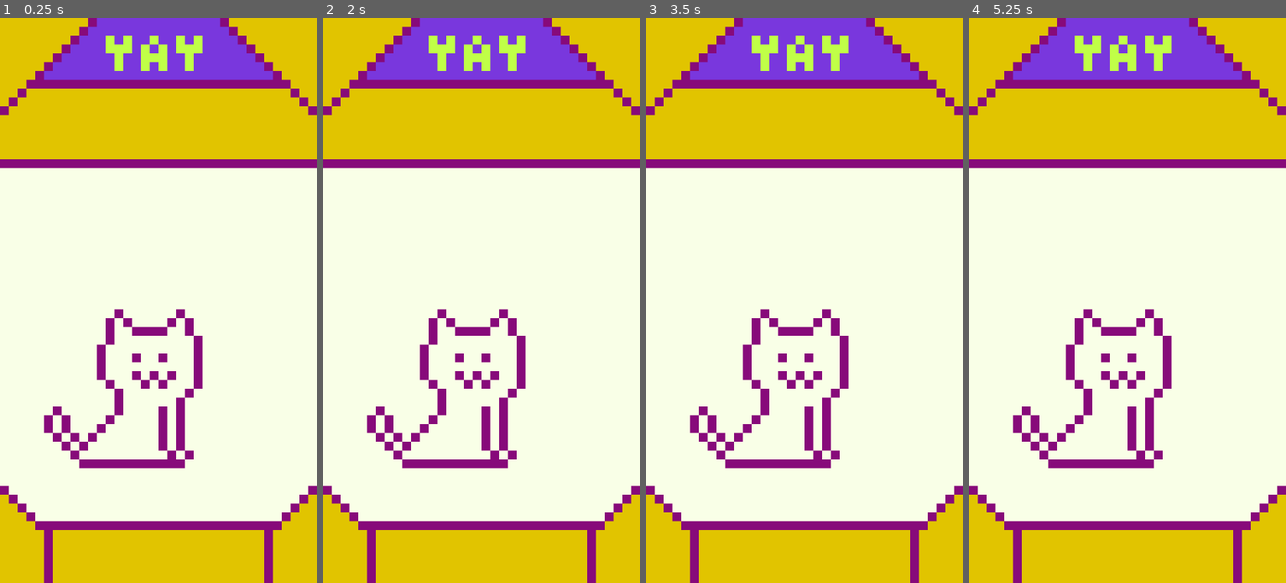
Above: before the commit, frames 1-4 (left to right).
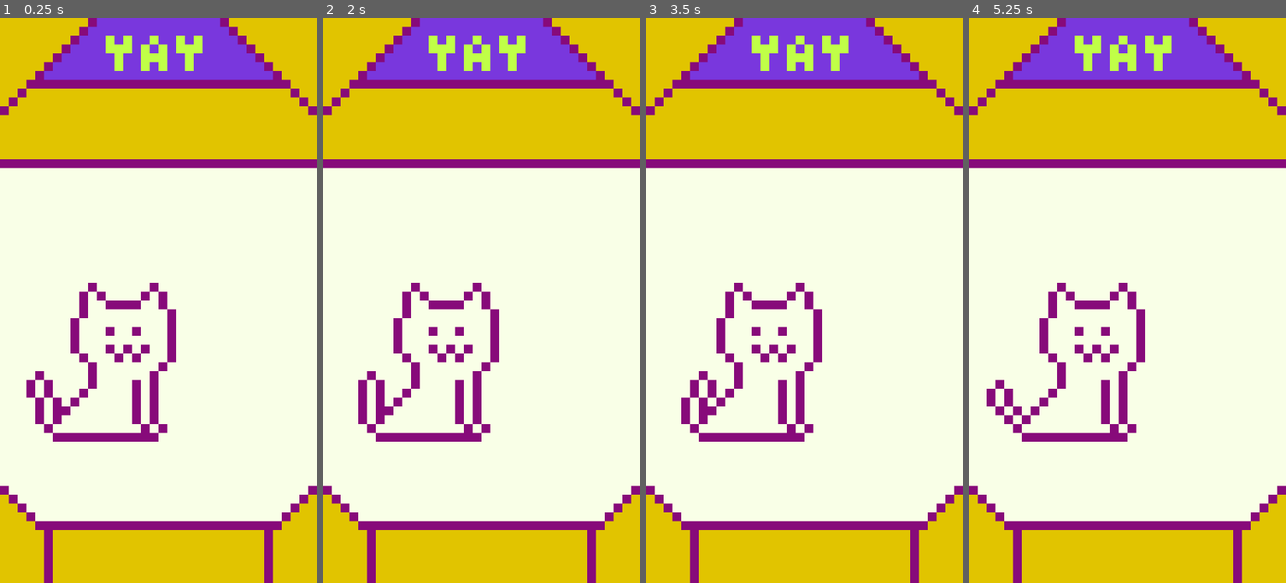
Above: after the commit, the same moments.

Repository: apollo-cool/tomakitty
Game: Godot game, scene res://scenes/main.tscn
Same seed, same stepped clock (60 frames per second), same inputs: the game is played once before the commit and once after it.
Inputs:
- Up to frame 1 (0.25 s): no input
- Up to frame 2 (2 s): no input
- Up to frame 3 (3.5 s): no input
- Up to frame 4 (5.25 s): tap Enter at 4.25 s

The runs differ from the first frame. In frame 1, 5.7% of the frame differs, in the area x 8-64%, y 46-80%; in frame 2, 5.7%; in frame 3, 5.7%; in frame 4, 5.7%.

Commit message:
Created animation handler and added idle animation

Diff:
--- a/scenes/game.tscn
+++ b/scenes/game.tscn
@@ -1,6 +1,6 @@
 [gd_scene format=3 uid="uid://3sdcsj5qit57"]
 
-[ext_resource type="Script" uid="uid://dhcmjhhng2rwn" path="res://scenes/game.gd" id="1_lnu2h"]
+[ext_resource type="Script" uid="uid://dhcmjhhng2rwn" path="res://scripts/game.gd" id="1_lnu2h"]
 [ext_resource type="Texture2D" uid="uid://dy2dsailrsi4i" path="res://assets/background.png" id="1_uwrxv"]
 [ext_resource type="PackedScene" uid="uid://56cv6b8ka5au" path="res://scenes/tomacat.tscn" id="2_yqjtg"]
 
@@ -11,16 +11,13 @@
 position = Vector2(18, 32)
 texture = ExtResource("1_uwrxv")
 
-[node name="Tomacat" parent="." unique_id=57102188 instance=ExtResource("2_yqjtg")]
+[node name="Tomacat" parent="." unique_id=26261256 instance=ExtResource("2_yqjtg")]
 unique_name_in_owner = true
-position = Vector2(14, 42)
+position = Vector2(11, 39)
 
 [node name="Tick" type="Timer" parent="." unique_id=1372757979]
 unique_name_in_owner = true
-wait_time = 0.1
+wait_time = 10.0
 autostart = true
 
-[connection signal="im_bored" from="Tomacat" to="." method="_on_tomacat_im_bored"]
-[connection signal="im_hungry" from="Tomacat" to="." method="_on_tomacat_im_hungry"]
-[connection signal="im_tired" from="Tomacat" to="." method="_on_tomacat_im_tired"]
 [connection signal="timeout" from="Tick" to="." method="_on_tick"]
--- /dev/null
+++ b/scenes/toma_sprite.gd
@@ -0,0 +1,14 @@
+extends AnimatedSprite2D
+
+func _ready():
+	play("idle")
+
+
+func idle():
+	play("idle")
+
+func eating():
+	pass
+
+func sleeping():
+	pass
--- a/scenes/tomacat.tscn
+++ b/scenes/tomacat.tscn
@@ -1,23 +1,70 @@
 [gd_scene format=3 uid="uid://56cv6b8ka5au"]
 
-[ext_resource type="Texture2D" uid="uid://d354e0y77fw7r" path="res://assets/kitty.png" id="1_ms3uy"]
+[ext_resource type="Texture2D" uid="uid://d354e0y77fw7r" path="res://assets/kitty/idle.png" id="1_ms3uy"]
 [ext_resource type="Script" uid="uid://6n70cjffpcyv" path="res://scripts/tomacat.gd" id="2_1173y"]
+[ext_resource type="Script" uid="uid://b3c7pfhskxbp" path="res://scenes/toma_sprite.gd" id="3_1173y"]
+
+[sub_resource type="AtlasTexture" id="AtlasTexture_1173y"]
+atlas = ExtResource("1_ms3uy")
+region = Rect2(0, 0, 20, 20)
 
 [sub_resource type="AtlasTexture" id="AtlasTexture_kl8w8"]
 atlas = ExtResource("1_ms3uy")
-region = Rect2(0, 0, 20, 20)
+region = Rect2(20, 0, 20, 20)
+
+[sub_resource type="AtlasTexture" id="AtlasTexture_jvqrr"]
+atlas = ExtResource("1_ms3uy")
+region = Rect2(40, 0, 20, 20)
+
+[sub_resource type="AtlasTexture" id="AtlasTexture_c7e47"]
+atlas = ExtResource("1_ms3uy")
+region = Rect2(60, 0, 20, 20)
+
+[sub_resource type="AtlasTexture" id="AtlasTexture_amref"]
+atlas = ExtResource("1_ms3uy")
+region = Rect2(80, 0, 20, 20)
+
+[sub_resource type="AtlasTexture" id="AtlasTexture_rys16"]
+atlas = ExtResource("1_ms3uy")
+region = Rect2(100, 0, 20, 20)
+
+[sub_resource type="AtlasTexture" id="AtlasTexture_vw1gy"]
+atlas = ExtResource("1_ms3uy")
+region = Rect2(120, 0, 20, 20)
 
 [sub_resource type="SpriteFrames" id="SpriteFrames_xqns2"]
 animations = [{
 "frames": [{
 "duration": 1.0,
+"texture": SubResource("AtlasTexture_1173y")
+}, {
+"duration": 1.0,
 "texture": SubResource("AtlasTexture_kl8w8")
+}, {
+"duration": 1.0,
+"texture": SubResource("AtlasTexture_jvqrr")
+}, {
+"duration": 1.0,
+"texture": SubResource("AtlasTexture_c7e47")
+}, {
+"duration": 1.0,
+"texture": SubResource("AtlasTexture_amref")
+}, {
+"duration": 1.0,
+"texture": SubResource("AtlasTexture_rys16")
+}, {
+"duration": 1.0,
+"texture": SubResource("AtlasTexture_vw1gy")
 }],
 "loop": 1,
-"name": &"default",
+"name": &"idle",
 "speed": 5.0
 }]
 
-[node name="Tomacat" type="AnimatedSprite2D" unique_id=57102188]
+[node name="Tomacat" type="Node2D" unique_id=26261256]
+script = ExtResource("2_1173y")
+
+[node name="TomaSprite" type="AnimatedSprite2D" parent="." unique_id=57102188]
 sprite_frames = SubResource("SpriteFrames_xqns2")
-script = ExtResource("2_1173y")
+animation = &"idle"
+script = ExtResource("3_1173y")
--- a/scripts/tomacat.gd
+++ b/scripts/tomacat.gd
@@ -1,4 +1,4 @@
-extends AnimatedSprite2D
+extends Node2D
 
 @export var hunger := 10
 @export var boredom := 10
Binary file changed: assets/aseprite/kitty.aseprite
Binary file removed: assets/kitty.png
Binary file added: assets/kitty/idle.png
Not shown, changed: assets/kitty/idle.png.import
Not shown, added: scenes/toma_sprite.gd.uid
Renamed: scenes/game.gd -> scripts/game.gd
Renamed: scenes/game.gd.uid -> scripts/game.gd.uid
